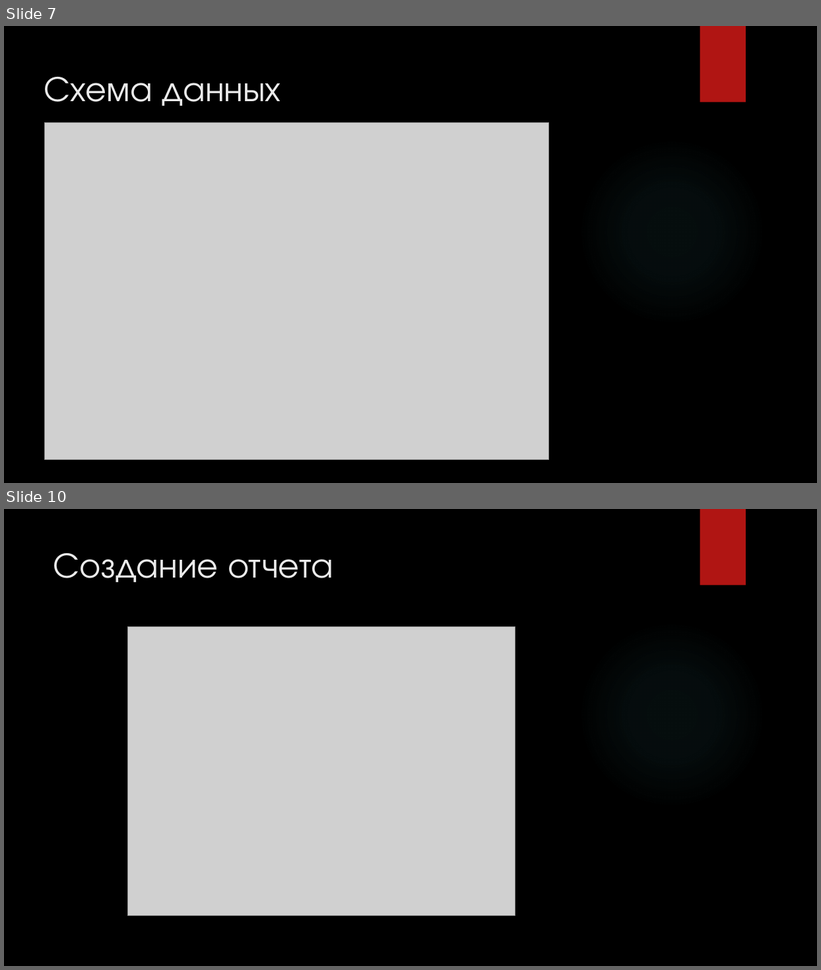
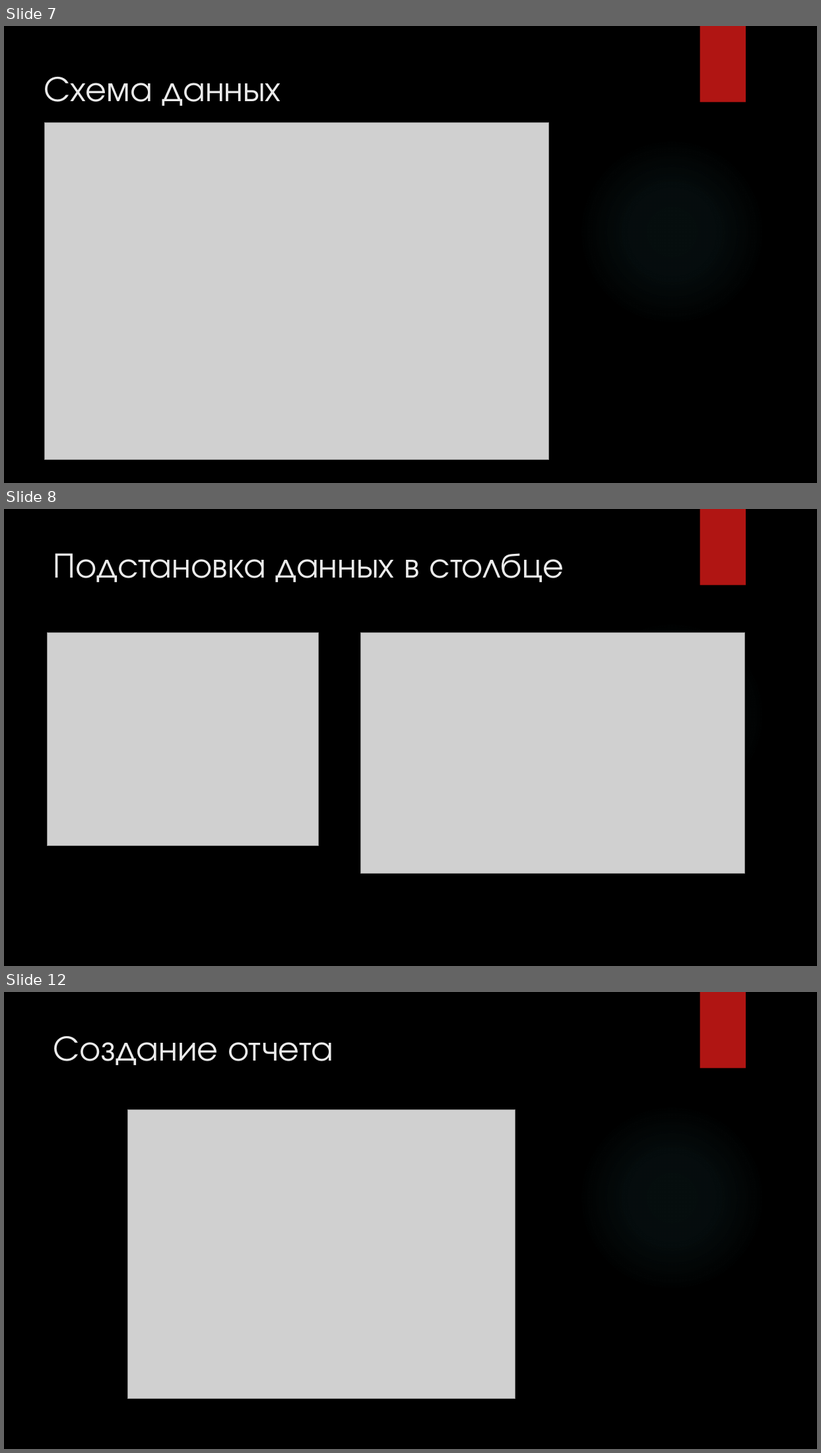
Before and after one commit to nefir2/kur, a slide deck: well, this is mine/presentation/remake to mine presentation/presentation.pptx. Shown one above the other, each under a label of ours: slides 7 and 10 before the commit, slides 7, 8 and 12 after it; the slides between them are not shown. The pictures are 821x970 and 821x1453 pixels, drawn with LibreOffice and Linux fonts; fonts in the diff are those of the drawing; grey boxes stand for pictures; background and template pictures are left out. Boxes give left, top, right and bottom in pixels: in the first picture for what was removed or moved away, otherwise in the second. Text is boxed around its words. In the diff, an @@ line names an element or a change of style, - is before the commit and + after.

```diff
--- a/well, this is mine/presentation/remake to mine presentation/presentation.pptx
+++ b/well, this is mine/presentation/remake to mine presentation/presentation.pptx
@@ slide 8 added at box(4, 509, 817, 966), background picture (left out); not listed: 2 template elements that a slide beside it also shows @@
@@ title added at box(54, 553, 564, 582), 42 pt, text #EBEBEB @@
+Подстановка данных в столбце
@@ picture added at box(48, 633, 319, 846) @@
@@ picture added at box(361, 633, 745, 874) @@
@@ what was slide 10 is now slide 12 @@
```
Also in this commit, not shown: 4 slides changed, 1 other slide added, 3 other files.
